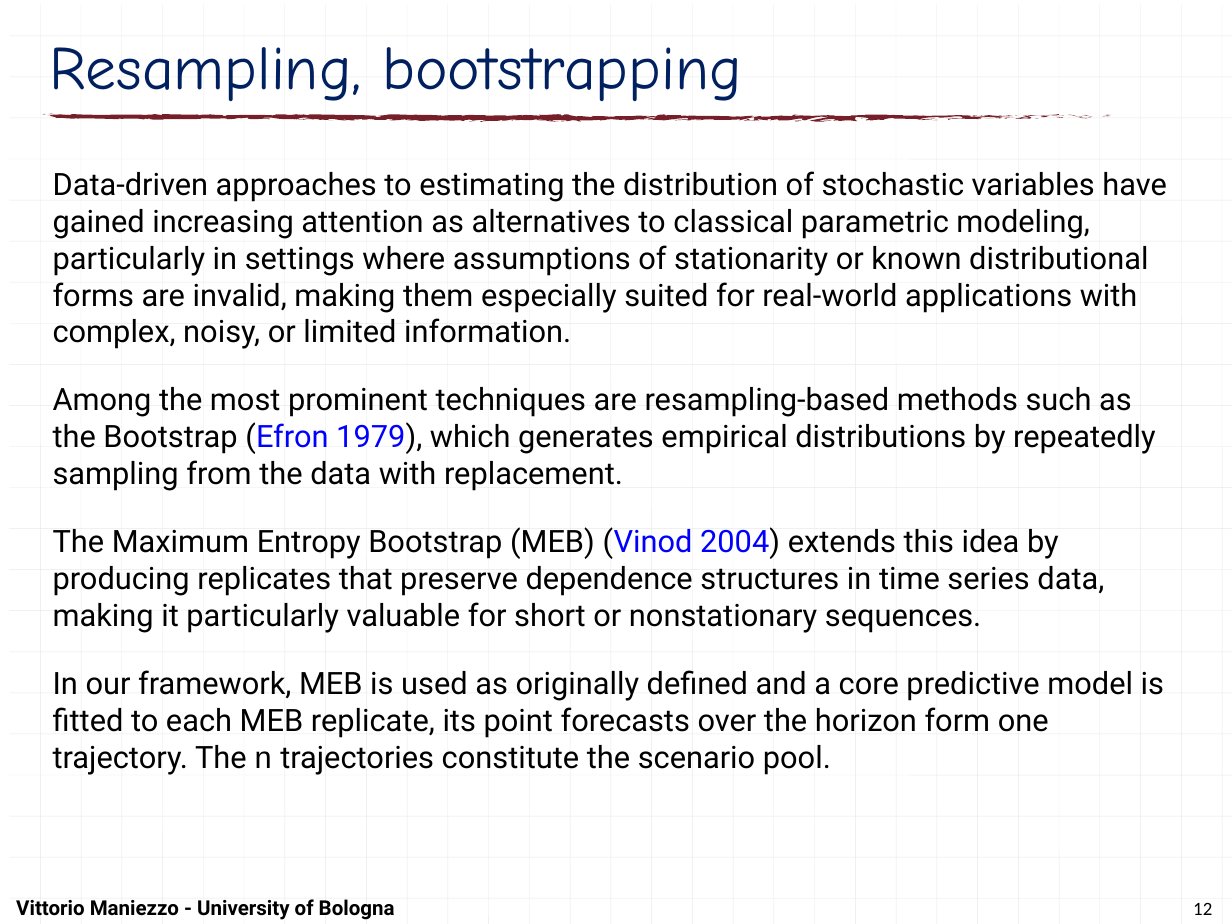
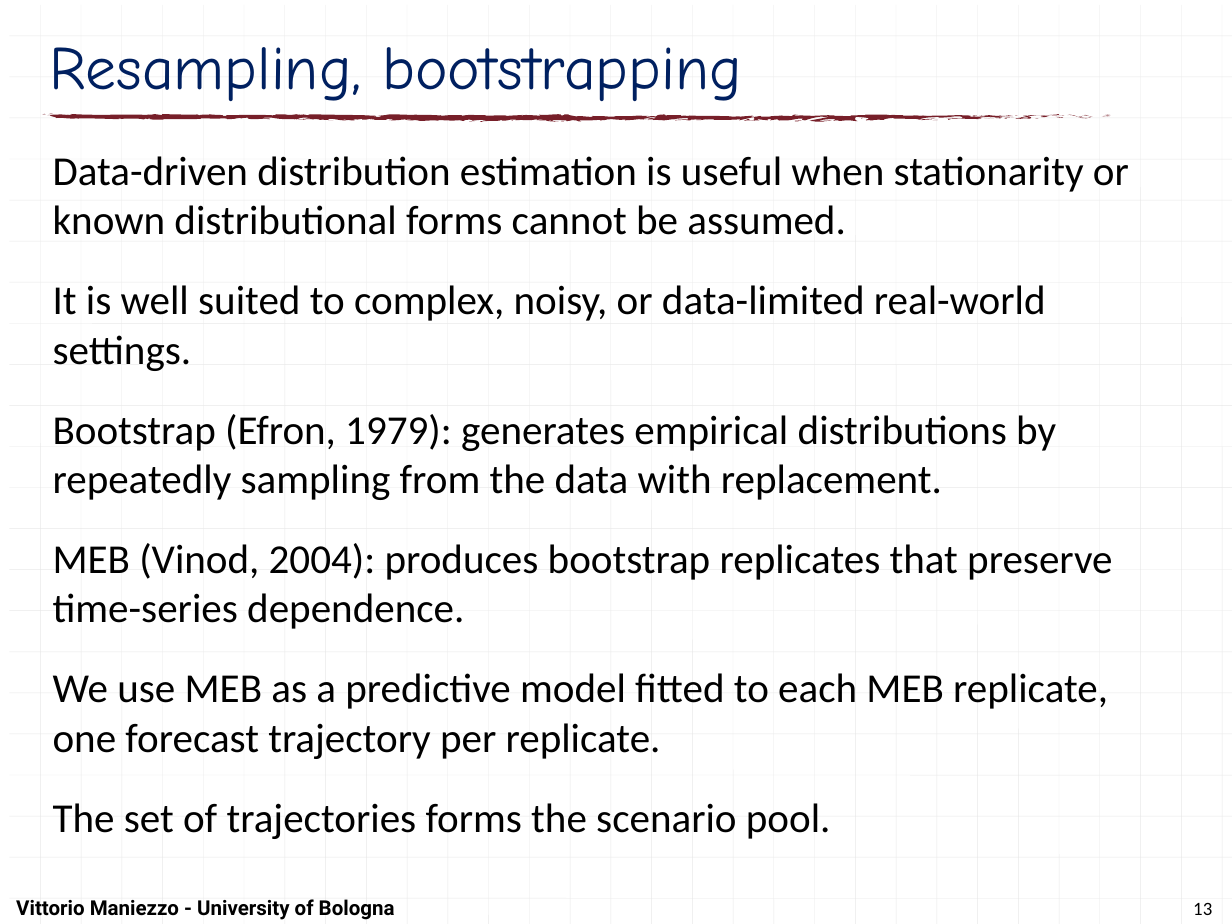
Before and after one commit to maniezzo/GDOforecast, a slide deck: slide 13 of doc/Schedulingseminar/schedulingSeminarXdock.pptx (slide 12 before the commit). Drawn at 1232x924 pixels with LibreOffice and Linux fonts; fonts in the diff are those of the drawing. Boxes give left, top, right and bottom in pixels: in the first picture for what was removed or moved away, otherwise in the second. Text is boxed around its words. In the diff, an @@ line names an element or a change of style, - is before the commit and + after.

```diff
--- a/doc/Schedulingseminar/schedulingSeminarXdock.pptx
+++ b/doc/Schedulingseminar/schedulingSeminarXdock.pptx
@@ text at [53, 156, 1129, 839]: text changed; size 18 to 24 pt; font Roboto to Calibri @@
-Data-driven approaches to estimating the distribution of stochastic variables have gained increasing attention as alternatives to classical parametric modeling, particularly in settings where assumptions of stationarity or known distributional forms are invalid, making them especially suited for real-world applications with complex, noisy, or limited information.
-Among the most prominent techniques are resampling-based methods such as the Bootstrap (Efron 1979), which generates empirical distributions by repeatedly sampling from the data with replacement.
-The Maximum Entropy Bootstrap (MEB) (Vinod 2004) extends this idea by producing replicates that preserve dependence structures in time series data, making it particularly valuable for short or nonstationary sequences.
-In our framework, MEB is used as originally defined and a core predictive model is fitted to each MEB replicate, its point forecasts over the horizon form one trajectory. The n trajectories constitute the scenario pool.
+Data-driven distribution estimation is useful when stationarity or known distributional forms cannot be assumed.
+It is well suited to complex, noisy, or data-limited real-world settings.
+Bootstrap (Efron, 1979): generates empirical distributions by repeatedly sampling from the data with replacement.
+MEB (Vinod, 2004): produces bootstrap replicates that preserve time-series dependence.
+We use MEB as a predictive model fitted to each MEB replicate, one forecast trajectory per replicate.
+The set of trajectories forms the scenario pool.
@@ page number at [1193, 903, 1212, 915]: text changed @@
-12
+13
```
Also in this commit, not shown: 26 other slides changed, 5 slides added, 1 other file.
